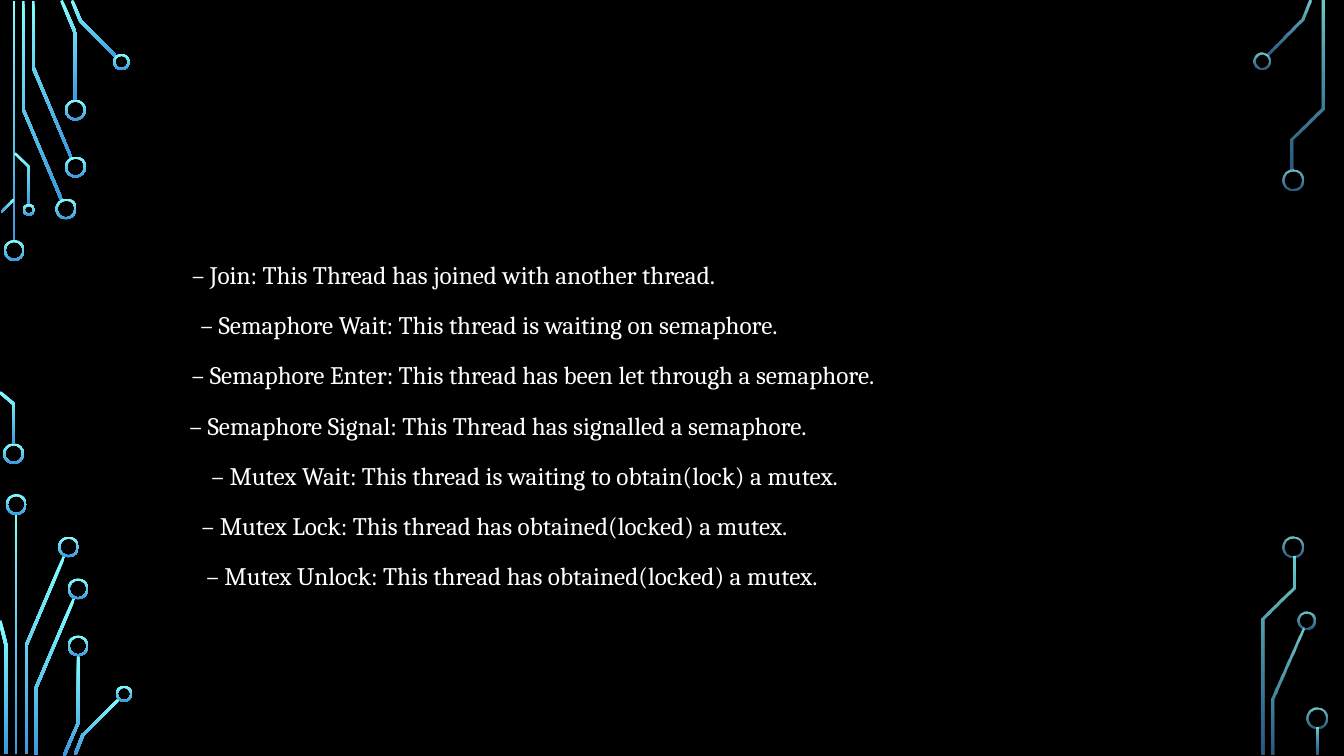
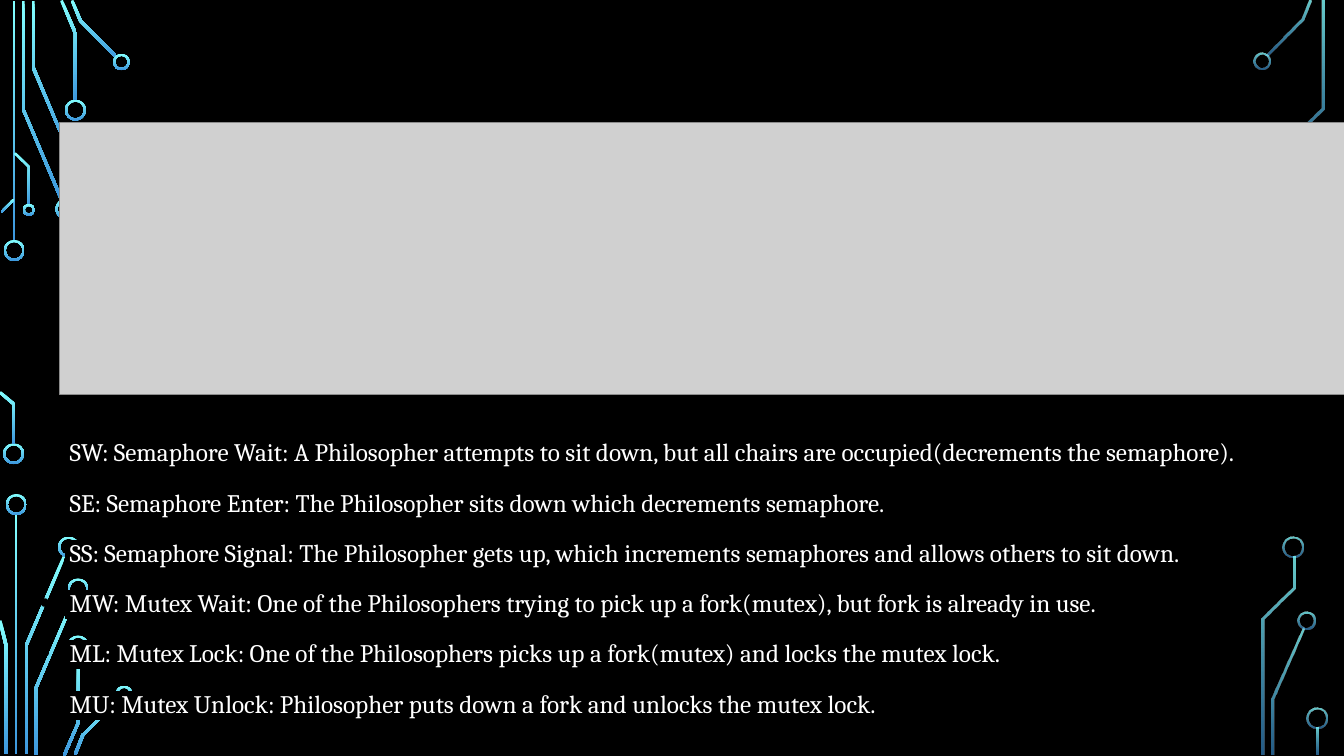
Before and after one commit to StevenKelly99/Stressfree-Pets, a slide deck: slide 8 of final_Presentation_New.pptx. Drawn at 1344x756 pixels with LibreOffice and Linux fonts; fonts in the diff are those of the drawing; grey boxes stand for pictures; background and template pictures are left out. Boxes give left, top, right and bottom in pixels: in the first picture for what was removed or moved away, otherwise in the second. Text is boxed around its words. In the diff, an @@ line names an element or a change of style, - is before the commit and + after.

Commit message:
tags

```diff
--- a/final_Presentation_New.pptx
+++ b/final_Presentation_New.pptx
@@ title "TAGS USED IN OUR SOLUTION ..." rewrapped from [126, 118, 1218, 213] to [1029, 595, 1050, 612] @@
@@ picture added at [59, 122, 1344, 394] @@
@@ freeform shape removed at [65, 156, 86, 177] @@
@@ freeform shape removed at [1282, 169, 1304, 191] @@
@@ text at [65, 443, 1234, 719]: text changed @@
-• JN – Join: This Thread has joined with another thread.
-• SW – Semaphore Wait: This thread is waiting on semaphore.
-• SE – Semaphore Enter: This thread has been let through a semaphore.
-• SS – Semaphore Signal: This Thread has signalled a semaphore.
-• MW – Mutex Wait: This thread is waiting to obtain(lock) a mutex.
-• ML – Mutex Lock: This thread has obtained(locked) a mutex.
-• MU – Mutex Unlock: This thread has obtained(locked) a mutex.
+• .SW: Semaphore Wait: A Philosopher attempts to sit down, but all chairs are occupied(decrements the semaphore).
+• .SE: Semaphore Enter: The Philosopher sits down which decrements semaphore.
+• .SS: Semaphore Signal: The Philosopher gets up, which increments semaphores and allows others to sit down.
+• .MW: Mutex Wait: One of the Philosophers trying to pick up a fork(mutex), but fork is already in use.
+• .ML: Mutex Lock: One of the Philosophers picks up a fork(mutex) and locks the mutex lock.
+• .MU: Mutex Unlock: Philosopher puts down a fork and unlocks the mutex lock.
```
Also in this commit, not shown: 2 other slides changed, 1 other file.
